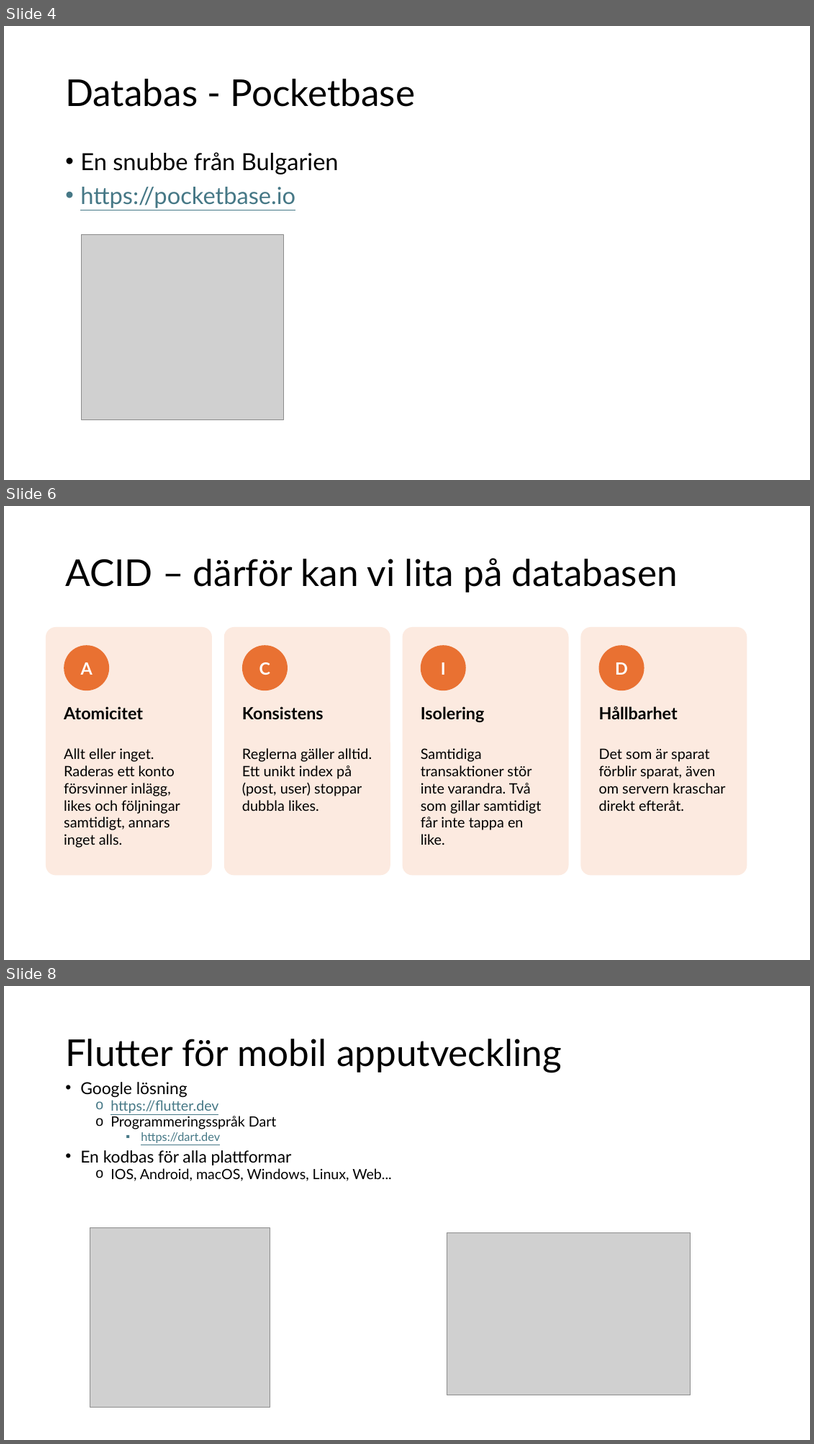
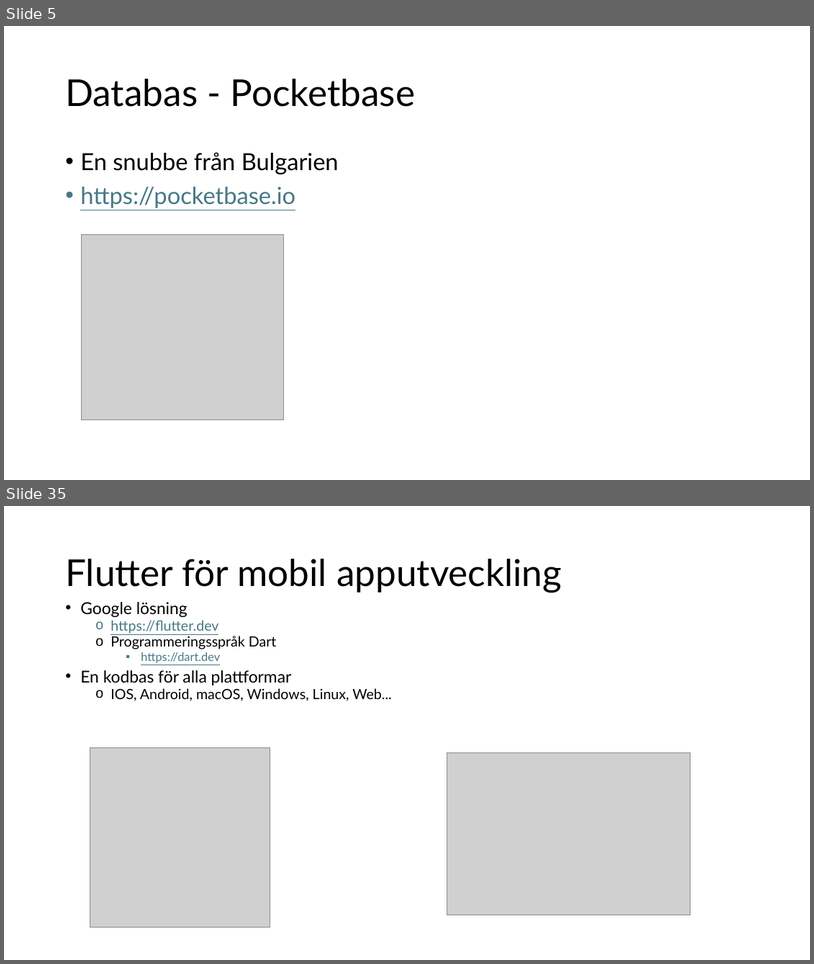
Before and after one commit to abbjetmus/pocketbase-flutter-kurs, a slide deck: Databaser och mobilapputveckling - sammanfattning.pptx. Shown one above the other, each under a label of ours: slides 4, 6 and 8 before the commit, slides 5 and 35 after it; the slides between them are not shown. The pictures are 814x1444 and 814x964 pixels, drawn with LibreOffice and Linux fonts; fonts in the diff are those of the drawing; grey boxes stand for pictures. Boxes give left, top, right and bottom in pixels: in the first picture for what was removed or moved away, otherwise in the second. Text is boxed around its words. In the diff, an @@ line names an element or a change of style, - is before the commit and + after.

```diff
--- a/Databaser och mobilapputveckling - sammanfattning.pptx
+++ b/Databaser och mobilapputveckling - sammanfattning.pptx
@@ slide 6 removed at bbox=[4, 506, 810, 960], background #FFFFFF @@
@@ title removed at bbox=[65, 558, 678, 592] @@
-ACID – därför kan vi lita på databasen
@@ rounded rectangle removed at bbox=[46, 627, 212, 875] @@
@@ rounded rectangle removed at bbox=[224, 627, 391, 875] @@
@@ rounded rectangle removed at bbox=[403, 627, 569, 875] @@
@@ rounded rectangle removed at bbox=[581, 627, 748, 875] @@
@@ ellipse removed at bbox=[64, 645, 109, 690] @@
-A
@@ ellipse removed at bbox=[242, 645, 288, 690] @@
-C
@@ ellipse removed at bbox=[421, 645, 466, 690] @@
-I
@@ ellipse removed at bbox=[599, 645, 645, 690] @@
-D
@@ text removed at bbox=[64, 706, 143, 719] @@
-Atomicitet
@@ text removed at bbox=[242, 706, 324, 720] @@
-Konsistens
@@ text removed at bbox=[421, 706, 485, 723] @@
-Isolering
@@ text removed at bbox=[599, 706, 678, 720] @@
-Hållbarhet
@@ text removed at bbox=[64, 748, 180, 847] @@
-Allt eller inget. Raderas ett konto försvinner inlägg, likes och följningar samtidigt, annars inget alls.
@@ text removed at bbox=[242, 748, 372, 811] @@
-Reglerna gäller alltid. Ett unikt index på (post, user) stoppar dubbla likes.
@@ text removed at bbox=[421, 748, 541, 844] @@
-Samtidiga transaktioner stör inte varandra. Två som gillar samtidigt får inte tappa en like.
@@ text removed at bbox=[599, 748, 725, 811] @@
-Det som är sparat förblir sparat, även om servern kraschar direkt efteråt.
@@ what was slide 4 is now slide 5 @@
@@ what was slide 8 is now slide 35 @@
```
Also in this commit, not shown: 2 slides changed, 92 slides added, 6 other slides removed, 37 other files.
